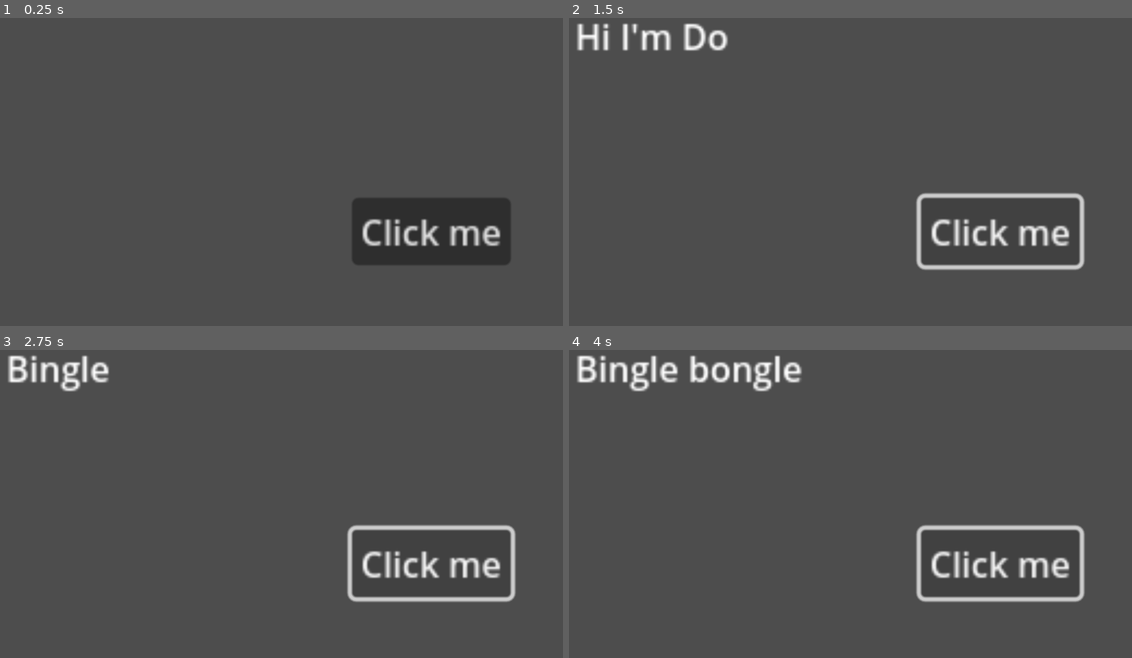
Above: before the commit, frames 1-4 (two rows, left to right).
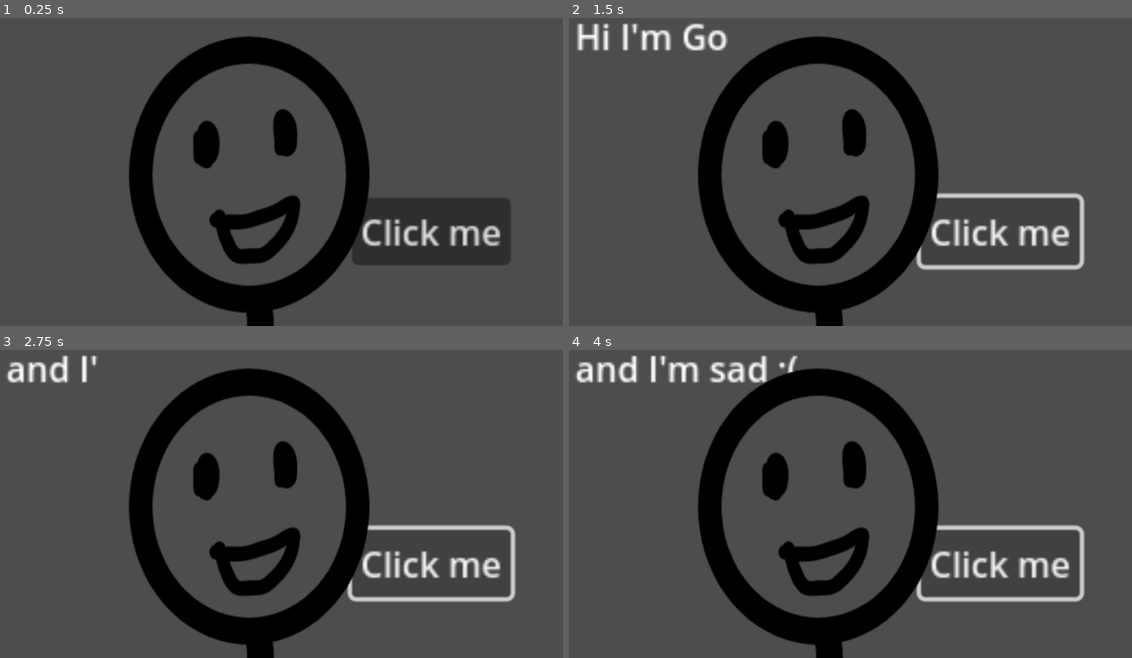
Above: after the commit, the same moments.

Repository: DominiqueDomo/Project-Domzoke
Game: Godot game, scene res://main.tscn
Same seed, same stepped clock (60 frames per second), same inputs: the game is played once before the commit and once after it.
Inputs:
- Up to frame 1 (0.25 s): no input
- Up to frame 2 (1.5 s): click "Click me" at 0.5 s; click "Click me" at 1.25 s
- Up to frame 3 (2.75 s): click "Click me" at 2 s
- Up to frame 4 (4 s): no input

The runs differ from the first frame. In frame 1, 14% of the frame differs, in the area x 22-66%, y 5-100%; in frame 2, 14%; in frame 3, 15%; in frame 4, 16%, in the area x 1-66%, y 1-100%.

Commit message:
Hardcode removal
eeeeew hardcoding yuckyyyy

Diff:
--- /dev/null
+++ b/Goober.tscn
@@ -0,0 +1,27 @@
+[gd_scene load_steps=4 format=3 uid="uid://npe1t11sxhcs"]
+
+[ext_resource type="Texture2D" uid="uid://dmkvg1inko705" path="res://Assets/GooberHappy.png" id="1_pprmi"]
+[ext_resource type="Texture2D" uid="uid://bsis2fqqumk7k" path="res://Assets/GooberSad.png" id="2_xb1qb"]
+
+[sub_resource type="SpriteFrames" id="SpriteFrames_mjqis"]
+animations = [{
+"frames": [{
+"duration": 1.0,
+"texture": ExtResource("1_pprmi")
+}],
+"loop": true,
+"name": &"GooberHappy",
+"speed": 5.0
+}, {
+"frames": [{
+"duration": 1.0,
+"texture": ExtResource("2_xb1qb")
+}],
+"loop": true,
+"name": &"GooberSad",
+"speed": 5.0
+}]
+
+[node name="AnimatedSprite2D" type="AnimatedSprite2D"]
+sprite_frames = SubResource("SpriteFrames_mjqis")
+animation = &"GooberHappy"
--- a/JSON/JSONTest.json
+++ b/JSON/JSONTest.json
@@ -1,16 +1,23 @@
 {
   "Conversations": {
     "AAAA": {
-      "convlength": 6,
-      "str1": "Hi I'm Domo",
-      "pose1": "Wave",
-      "char1": "Domo",
-      "pos1": "left",
-      "str2": "Bingle bongle",
-      "str3": "I love ninjago!",
-      "str4": "Woop woop wa wa",
-      "str5": "Hvdhsuigdih",
-      "str6": "Hvdhsjghjsgjh"
+      "convlength": 4,
+      "str1": "Hi I'm Goober!",
+      "anim1": "GooberHappy",
+      "char1": "Goober",
+      "pos1": "right",
+      "str2": "and I'm sad :(",
+      "anim2": "GooberSad",
+      "char2": "Goober",
+      "pos2": "right",
+      "str3": "But ninjago so cooool, and that makes me happy!",
+      "anim3": "GooberHappy",
+      "char3": "Goober",
+      "pos3": "right",
+      "str4": "The code won't work and that makes me sad",
+      "anim4": "GooberSad",
+      "char4": "Goober",
+      "pos4": "right"
     },
     "AAAB": {
       "convlength": 6,
--- a/dialogue.gd
+++ b/dialogue.gd
@@ -30,14 +30,25 @@
 
 				if conversations.has(convo):  # Safely check if "AAAA" exists
 					var Conversation = conversations[convo]
+				# Extract the strings from Str1 to convlength
+					for i in range(1, Conversation.size()):  # From 1 to convlength
+						var string = "str" + str(i)
+						var anim = "anim" + str(i)
+						var char = "char" + str(i)
+						var pos = "pos" + str(i)
+						if Conversation.has(string) and Conversation.has(anim):  # Safely check if the key exists
+							var value = Conversation[string]
+							var animvalue = Conversation[anim]
+							var charvalue = Conversation[char]
+							var posvalue = Conversation[pos]
 
-				# Extract the strings from Str1 to Str6
-					for i in range(1, 7):  # From 1 to 6
-						var string = "str" + str(i)
-						if Conversation.has(string):  # Safely check if the key exists
-							var value = Conversation[string]
+							var preloads = ("res://"+ charvalue + ".tscn")
+							print(preloads)
+							load(preloads)
 							Global.text_array.push_back(value)
-							print("Extracted value for ", string, ": ", value)
+							Global.anim_array.push_back(animvalue)
+							print("Extracted value for ", string, 	": ", value)
+							print("Extracted value for ", anim, ": ", animvalue)
 						else:
 							print("Key not found: ", string)
 				else:
--- a/global.gd
+++ b/global.gd
@@ -1,6 +1,9 @@
 extends Node
 
 var text_array = []
+var anim_array = []
+var char_array = []
+var pos_array = []
 
 var gatekeeping = false
 
--- a/main.tscn
+++ b/main.tscn
@@ -1,8 +1,9 @@
-[gd_scene load_steps=4 format=3 uid="uid://y3tgdyxvyw4t"]
+[gd_scene load_steps=5 format=3 uid="uid://y3tgdyxvyw4t"]
 
 [ext_resource type="Script" path="res://main.gd" id="1_48o68"]
 [ext_resource type="PackedScene" uid="uid://csvb65k22b4my" path="res://button.tscn" id="1_vmceb"]
 [ext_resource type="PackedScene" uid="uid://dt0l50sfesi7e" path="res://dialogue.tscn" id="2_me0ay"]
+[ext_resource type="PackedScene" uid="uid://npe1t11sxhcs" path="res://Goober.tscn" id="4_nhhot"]
 
 [node name="MainScene" type="Node2D"]
 script = ExtResource("1_48o68")
@@ -18,3 +19,7 @@
 offset_top = 86.0
 offset_right = 159.0
 offset_bottom = 86.0
+
+[node name="AnimatedSprite2D" parent="." instance=ExtResource("4_nhhot")]
+position = Vector2(112, 160)
+scale = Vector2(0.468366, 0.540984)
Binary file added: Assets/GooberHappy.png
Not shown, added: Assets/GooberHappy.png.import
Binary file added: Assets/GooberSad.png
Not shown, added: Assets/GooberSad.png.import
